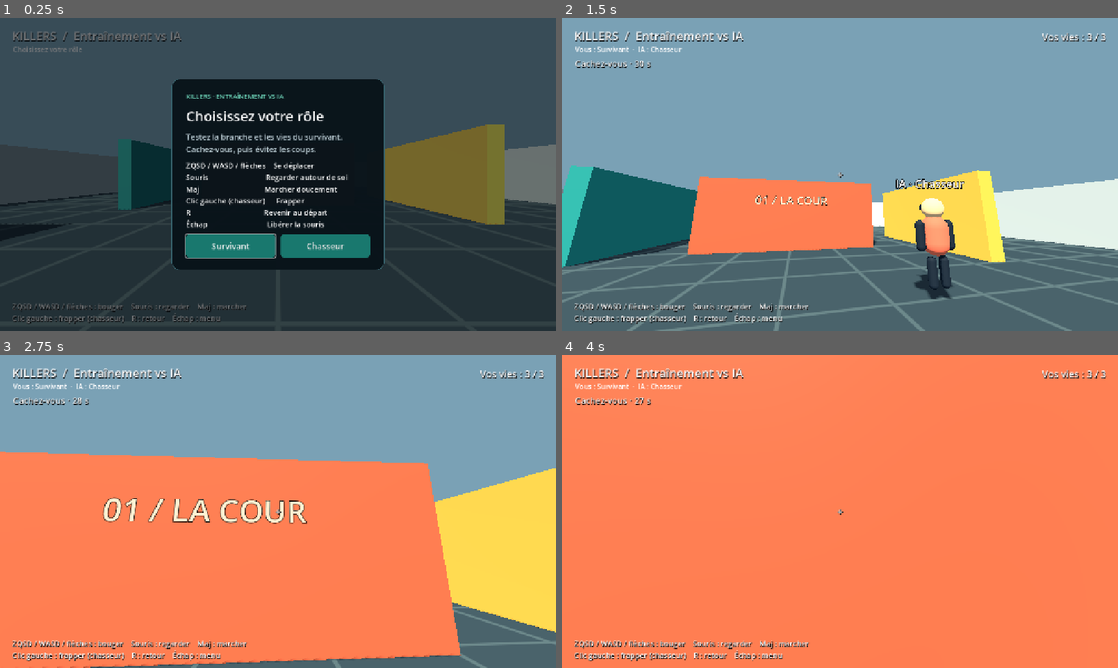
Above: before the commit, frames 1-4 (two rows, left to right).
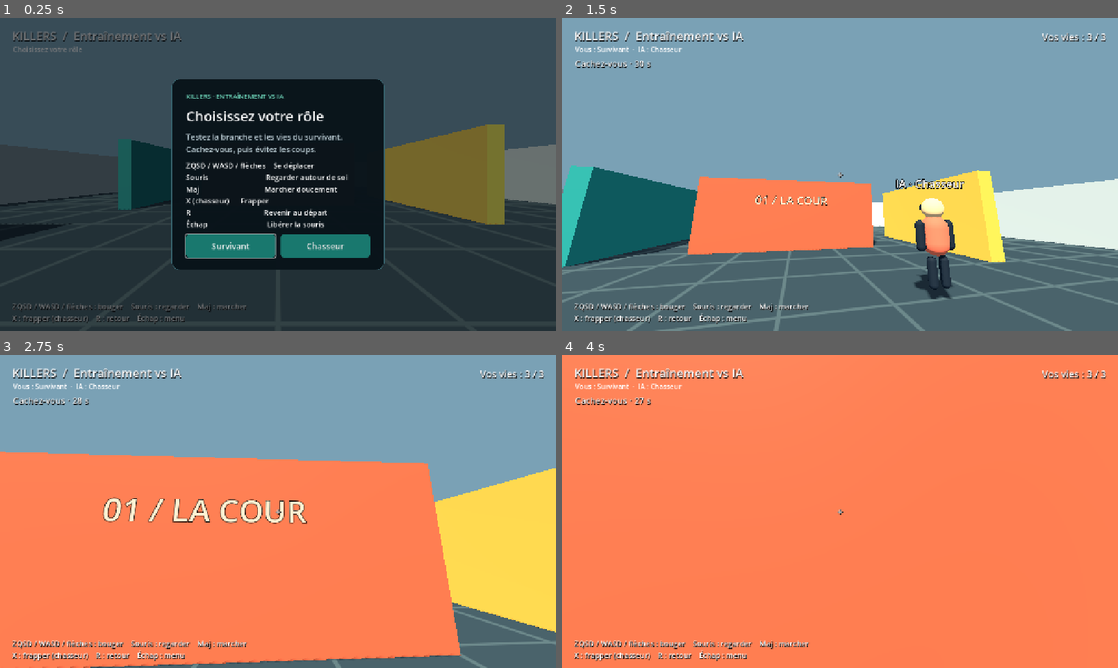
Above: after the commit, the same moments.

Repository: lemhaba10/games
Game: Godot game, scene res://scenes/practice_arena.tscn
Same seed, same stepped clock (60 frames per second), same inputs: the game is played once before the commit and once after it.
Inputs (mouse positions are in pixels of both pictures, inside the frame that each line leads up to):
- Up to frame 1 (0.25 s): no input
- Up to frame 2 (1.5 s): click "Survivant" at 0.5 s; tap Enter at 1.25 s; move the mouse to (867, 174) at 1.27 s; hold W (move_forward) from 1.28 s (still down); tap X at 1.35 s; click (867, 174) at 1.42 s
- Up to frame 3 (2.75 s): keep holding W (move_forward); move the mouse to (250, 511) at 2.02 s; tap Shift (walk) at 2.1 s; click (250, 511) at 2.17 s; tap X at 2.3 s
- Up to frame 4 (4 s): keep holding W (move_forward); move the mouse to (851, 505) at 2.77 s; tap X at 2.85, 3.6 s; click (851, 505) at 2.92 s; move the mouse to (834, 517) at 3.52 s; click (834, 517) at 3.67 s

The runs differ from the first frame. In frame 1, 0.6% of the frame differs, in the area x 2-55%, y 57-98%; in frame 2, 0.5%; in frame 3, 0.6%; in frame 4, 0.6%.

Commit message:
Use X to attack with the branch

Diff:
--- a/killers-game/scenes/practice_arena.tscn
+++ b/killers-game/scenes/practice_arena.tscn
@@ -364,7 +364,7 @@
 theme_override_constants/shadow_offset_y = 2
 theme_override_font_sizes/font_size = 17
 text = "ZQSD / WASD / flèches : bouger    Souris : regarder    Maj : marcher
-Clic gauche : frapper (chasseur)    R : retour    Échap : menu"
+X : frapper (chasseur)    R : retour    Échap : menu"
 
 [node name="Crosshair" type="Label" parent="HUD"]
 anchors_preset = 8
@@ -443,7 +443,7 @@
 text = "ZQSD / WASD / flèches    Se déplacer
 Souris                              Regarder autour de soi
 Maj                                  Marcher doucement
-Clic gauche (chasseur)      Frapper
+X (chasseur)      Frapper
 R                                      Revenir au départ
 Échap                               Libérer la souris"
 
--- a/killers-game/scripts/practice_arena.gd
+++ b/killers-game/scripts/practice_arena.gd
@@ -60,7 +60,7 @@
 		if has_selected_role:
 			_set_active(not training_running)
 		get_viewport().set_input_as_handled()
-	elif event is InputEventMouseButton and event.button_index == MOUSE_BUTTON_LEFT and event.pressed:
+	elif event is InputEventKey and event.keycode == KEY_X and event.pressed and not event.echo:
 		request_player_attack()
 	elif event.is_action_pressed("reset_position") and player.controls_active:
 		player.reset_to_spawn()
@@ -191,7 +191,7 @@
 		var instruction := "Cachez-vous" if player.role == &"survivor" else "Le survivant se cache"
 		$HUD/CombatStatus.text = "%s · %d s" % [instruction, ceili(hiding_remaining)]
 	elif player.role == &"hunter":
-		$HUD/CombatStatus.text = "Branche · clic gauche pour frapper" if player_weapon.cooldown_remaining <= 0.0 else "Branche · recharge %.1f s" % player_weapon.cooldown_remaining
+		$HUD/CombatStatus.text = "Branche · X pour frapper" if player_weapon.cooldown_remaining <= 0.0 else "Branche · recharge %.1f s" % player_weapon.cooldown_remaining
 	else:
 		$HUD/CombatStatus.text = "Évitez la branche du chasseur"
 
--- a/killers-game/tests/test_branch_combat.gd
+++ b/killers-game/tests/test_branch_combat.gd
@@ -60,7 +60,16 @@
 	click.button_index = MOUSE_BUTTON_LEFT
 	click.pressed = true
 	arena._unhandled_input(click)
-	_check(arena.player_weapon.attacking, "Left click starts the branch swing")
+	_check(not arena.player_weapon.attacking, "Left click no longer attacks")
+	var attack_key := InputEventKey.new()
+	attack_key.keycode = KEY_X
+	attack_key.pressed = true
+	attack_key.echo = true
+	arena._unhandled_input(attack_key)
+	_check(not arena.player_weapon.attacking, "Key repeat does not start an attack")
+	attack_key.echo = false
+	arena._unhandled_input(attack_key)
+	_check(arena.player_weapon.attacking, "X starts the branch swing")
 	await _frames(8)
 	_check(arena.survivor_lives == 3, "Windup gives the survivor time to dodge")
 	await _frames(12)
Not shown, changed: killers/GAME_DESIGN.md
Not shown, changed: killers/README.md
